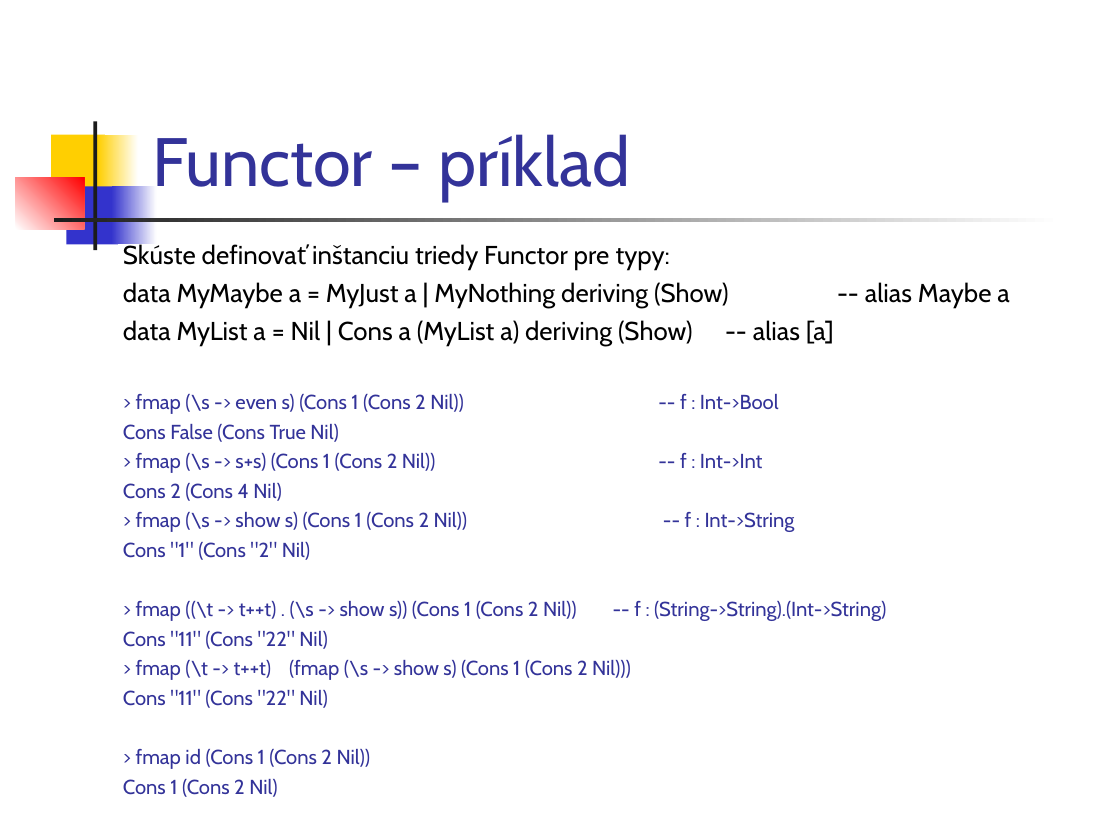
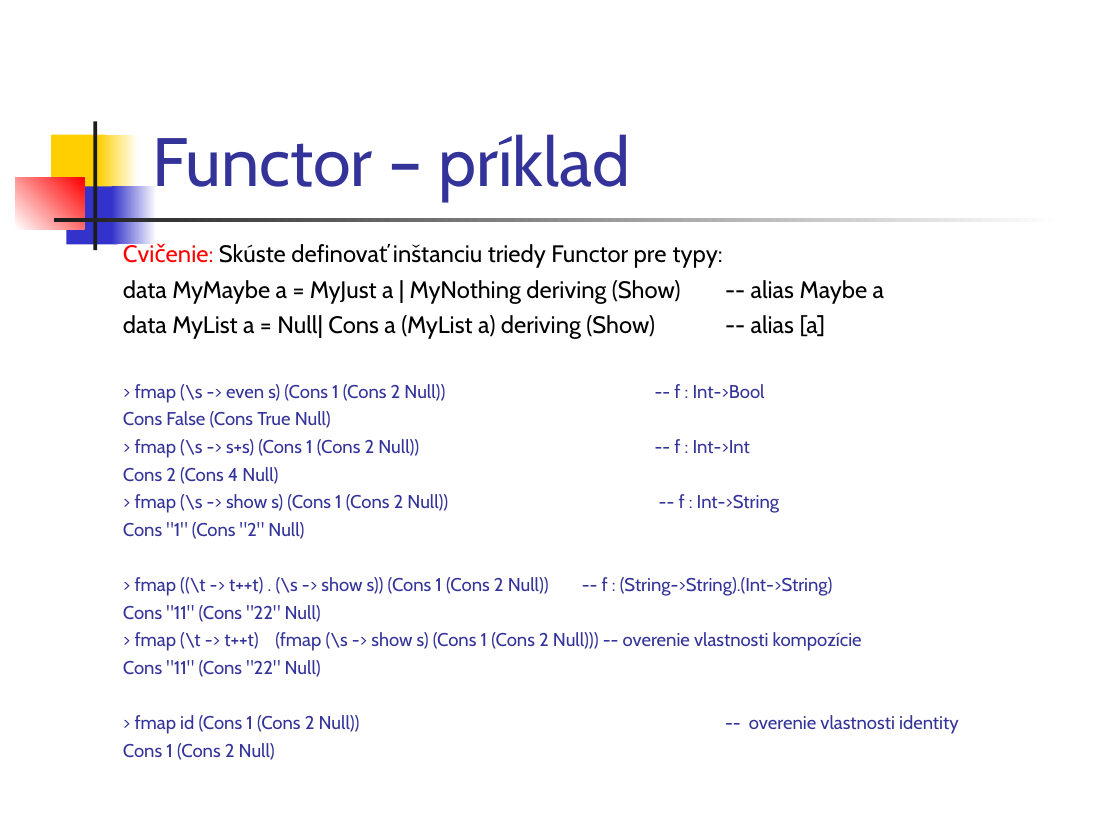
Before and after one commit to Funkcionalne/Prednasky, a slide deck: slide 8 of 11/11_fpro.ppt. Drawn at 1120x840 pixels with LibreOffice and Linux fonts; fonts in the diff are those of the drawing. Boxes give left, top, right and bottom in pixels: in the first picture for what was removed or moved away, otherwise in the second. Text is boxed around its words. In the diff, an @@ line names an element or a change of style, - is before the commit and + after.

```diff
--- a/11/11_fpro.ppt
+++ b/11/11_fpro.ppt
@@ text at (219, 244, 723, 268): text changed; size 16.6 to 15.3 pt @@
-Skúste definovať inštanciu triedy Functor pre typy:
+Cvičenie: Skúste definovať inštanciu triedy Functor pre typy:
@@ text at (123, 280, 884, 304): size 16.6 to 15.3 pt in "data MyMaybe a = MyJust a | ..." @@
@@ text at (123, 315, 862, 760): text changed; size 12.9 to 11.9 pt @@
-data MyList a = Nil | Cons a (MyList a) deriving (Show) -- alias [a]
-> fmap (\s -> even s) (Cons 1 (Cons 2 Nil)) -- f : Int->Bool
-Cons False (Cons True Nil)
-> fmap (\s -> s+s) (Cons 1 (Cons 2 Nil)) -- f : Int->Int
-Cons 2 (Cons 4 Nil)
-> fmap (\s -> show s) (Cons 1 (Cons 2 Nil)) -- f : Int->String
-Cons "1" (Cons "2" Nil)
-> fmap ((\t -> t++t) . (\s -> show s)) (Cons 1 (Cons 2 Nil)) -- f : (String->String).(Int->String)
-Cons "11" (Cons "22" Nil)
-> fmap (\t -> t++t) (fmap (\s -> show s) (Cons 1 (Cons 2 Nil)))
-Cons "11" (Cons "22" Nil)
-> fmap id (Cons 1 (Cons 2 Nil))
-Cons 1 (Cons 2 Nil)
+data MyList a = Null| Cons a (MyList a) deriving (Show) -- alias [a]
+> fmap (\s -> even s) (Cons 1 (Cons 2 Null)) -- f : Int->Bool
+Cons False (Cons True Null)
+> fmap (\s -> s+s) (Cons 1 (Cons 2 Null)) -- f : Int->Int
+Cons 2 (Cons 4 Null)
+> fmap (\s -> show s) (Cons 1 (Cons 2 Null)) -- f : Int->String
+Cons "1" (Cons "2" Null)
+> fmap ((\t -> t++t) . (\s -> show s)) (Cons 1 (Cons 2 Null)) -- f : (String->String).(Int->String)
+Cons "11" (Cons "22" Null)
+> fmap (\t -> t++t) (fmap (\s -> show s) (Cons 1 (Cons 2 Null))) -- overenie vlastnosti kompozície
+Cons "11" (Cons "22" Null)
+> fmap id (Cons 1 (Cons 2 Null)) -- overenie vlastnosti identity
+Cons 1 (Cons 2 Null)
```
Also in this commit, not shown: 5 other slides changed, 1 other file.
